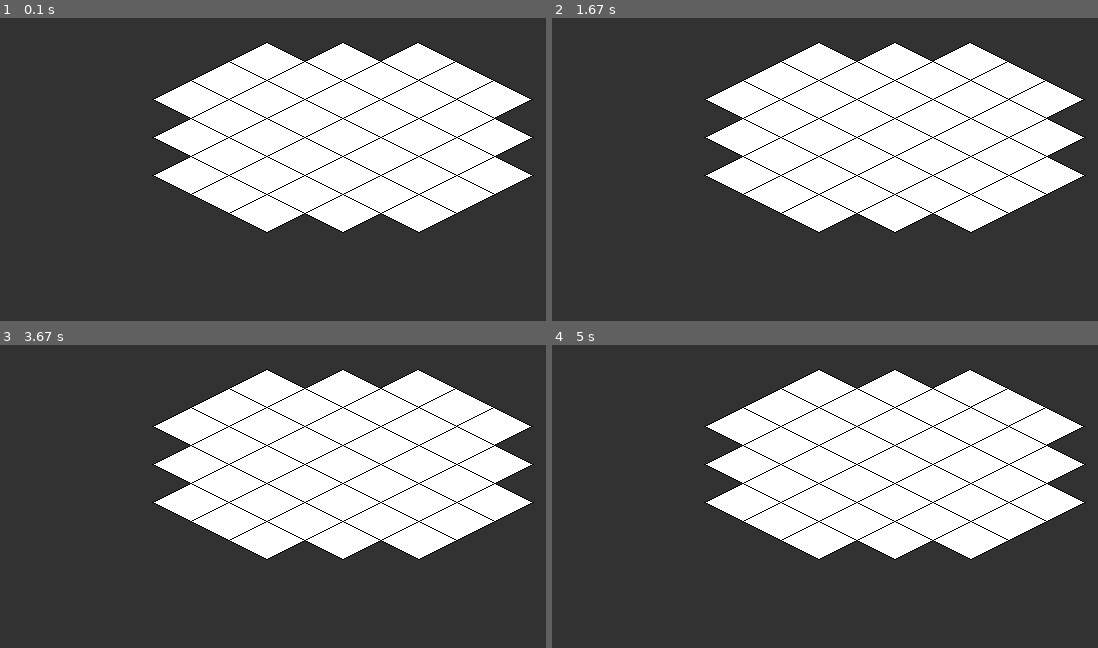
Above: before the commit, frames 1-4 (two rows, left to right).
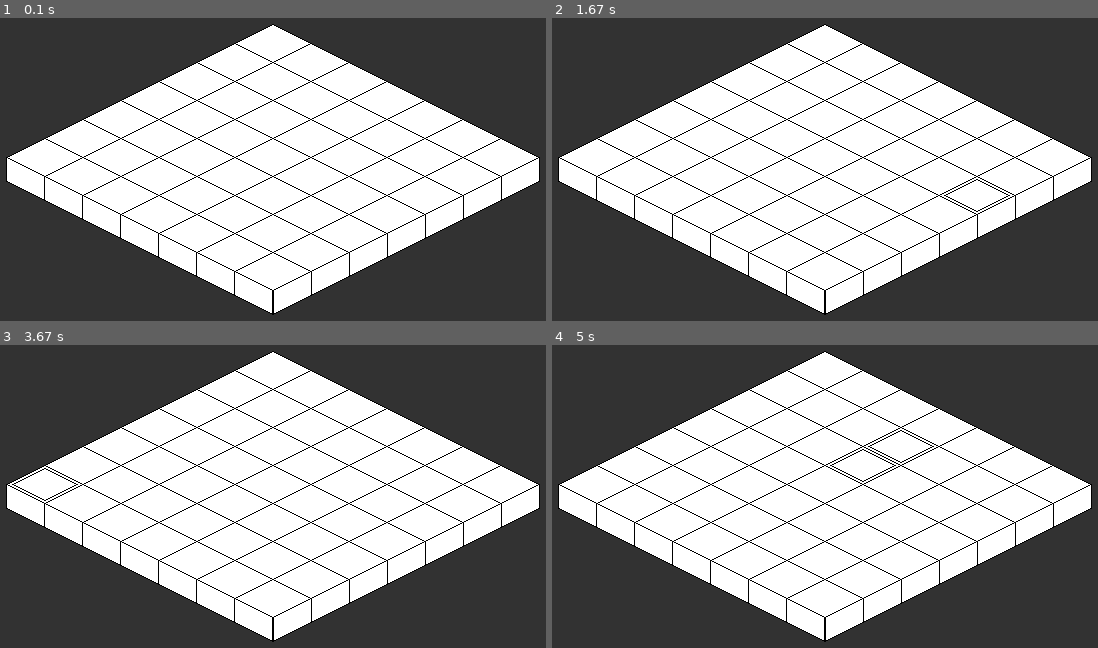
Above: after the commit, the same moments.

Repository: joelmarriott/unnamed-pygame
Game: pygame game, started from main.py
Two runs of this game, one before a commit and one after it. Both use one fixed random seed, a clock stepped at 60 frames per second and the inputs below.
Inputs (mouse positions are in pixels of both pictures, inside the frame that each line leads up to):
- Up to frame 1 (0.1 s): no input
- Up to frame 2 (1.67 s): click (852, 154) at 0.38 s; click (857, 187) at 0.72 s; click (573, 78) at 1.05 s; click (961, 196) at 1.38 s
- Up to frame 3 (3.67 s): click (outside the picture) at 1.72 s; click (316, 535) at 2.05 s; click (273, 396) at 2.38 s; click (174, 378) at 2.72 s; click (43, 484) at 3.55 s
- Up to frame 4 (5 s): click (1043, 393) at 3.88 s; click (895, 463) at 4.72 s

The runs differ from the first frame. In frame 1, 31% of the frame differs, in the area x 1-99%, y 1-99%; in frame 2, 31%; in frame 3, 31%; in frame 4, 31%.

Commit message:
Basic map w/hover

Diff:
--- a/main.py
+++ b/main.py
@@ -1,5 +1,6 @@
 import os
 import pygame
+from map import Map
 
 pygame.init()
 
@@ -7,39 +8,16 @@
 WIN = pygame.display.set_mode((WIDTH, HEIGHT))
 pygame.display.set_caption("Unnamed Pygame")
 
-TILE = pygame.image.load(os.path.join("Assets", "Tile.png"))
-
 DARK_GREY = (50,50,50)
 
 FPS = 60
 
-
-def draw_world():
-    draw_tile_line(527,137,3)
-    draw_tile_line(452,137,5)
-    draw_tile_line(300,175,7)
-    draw_tile_line(338,156,7)
-    draw_tile_line(376,137,7)
-    draw_tile_line(300,213,5)
-    draw_tile_line(300,251,3)
-
-
-def draw_tile_line(x, y, amount):
-    tiles = 0
-    while tiles < amount:
-        place_tile(x, y)
-        tiles += 1
-        x += 38
-        y += 19
-
-
-def place_tile(x,y):
-    WIN.blit(TILE, (x, y))
-
+map = Map(7, 7, [420, 100])
 
 def draw_window():
     WIN.fill(DARK_GREY)
-    draw_world()
+    map.update(map)
+    map.draw(map, WIN)
     pygame.display.update()
 
 
--- a/map.py
+++ b/map.py
@@ -4,22 +4,22 @@
 
 class Map:
     def __init__(self, width, height, origin):
-        self.top_image = pygame.image.load(os.path.join('Assets', 'top.png'))
-        self.left_image = pygame.image.load(os.path.join('Assets', 'left.png'))
-        self.right_image = pygame.image.load(os.path.join('Assets', 'right.png'))
-        self.cursor = pygame.image.load(os.path.join('Assets', 'cursor.png'))
+        self.top_image = pygame.image.load(os.path.join('Assets', 'Tile.png'))
+        self.left_image = pygame.image.load(os.path.join('Assets', 'TileLeft.png'))
+        self.right_image = pygame.image.load(os.path.join('Assets', 'TileRight.png'))
+        self.cursor = pygame.image.load(os.path.join('Assets', 'Hover.png'))
         # create the Mask for the top image
         # (only activate when the selected pixel is non-transparent)
         self.top_image_mask = pygame.mask.from_surface(self.top_image)
 
-        origin[0] -= 20*width
-        origin[1] += 5*height
+        origin[0] -= 38*width
+        origin[1] += 19*height
         self.map = []
         for x in range(width):
             for y in range(height):
                 tile_x, tile_y = origin
-                tile_x += 20*x + 20*y
-                tile_y += 10*y - 10*x
+                tile_x += 38*x + 38*y
+                tile_y += 19*y - 19*x
                 self.map.append(Tile(tile_x, tile_y))
                 # draw the sides textures if needed
                 if not x:
--- a/test.py
+++ /dev/null
@@ -1,22 +0,0 @@
-import pygame
-from pygame.locals import *
-from map import Map
-
-pygame.init()
-clock = pygame.time.Clock()
-
-screen = pygame.display.set_mode((640, 480))
-map = Map(15, 15, [320, 100])
-while True:
-    for event in pygame.event.get():
-        if event.type == QUIT:
-            pygame.quit()
-            exit()
-
-    screen.fill((230, 250, 255))
-
-    map.update(map)
-    map.draw(map, screen)
-
-    pygame.display.flip()
-    clock.tick(60) # limit the framerate
--- a/tile.py
+++ b/tile.py
@@ -5,7 +5,7 @@
         self.x = x
         self.y = y
         # make rect to check for rough collision
-        self.rect = pygame.Rect(x, y, 40, 48)
+        self.rect = pygame.Rect(x, y, 78, 39)
 
         self.left = False
         self.right = False
Binary file added: Assets/Hover.png
Binary file added: Assets/TileLeft.png
Binary file added: Assets/TileRight.png
Binary file removed: Assets/cursor.png
Binary file removed: Assets/left.png
Binary file removed: Assets/right.png
Binary file removed: Assets/top.png
Not shown, removed: Assets/Tile.xcf
